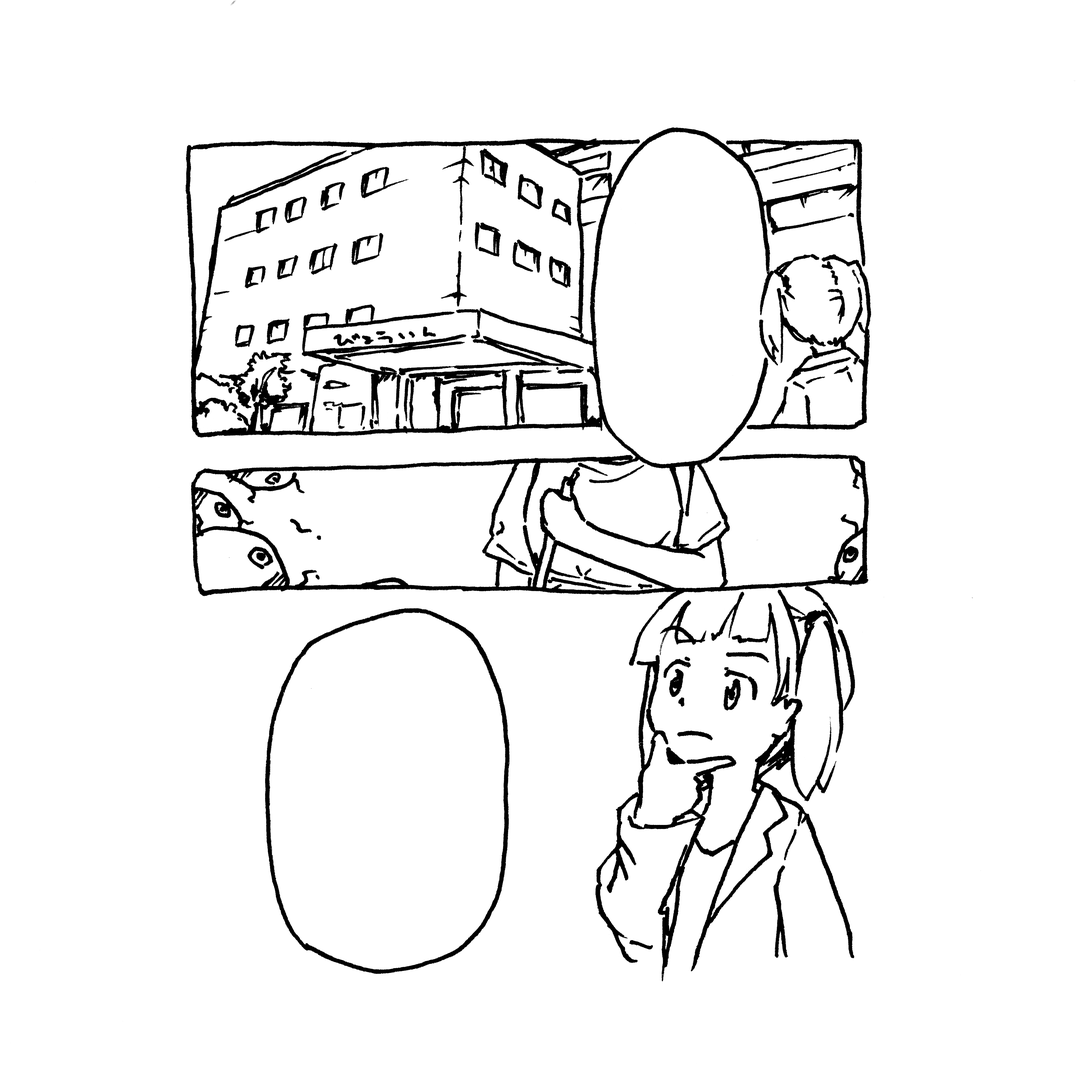
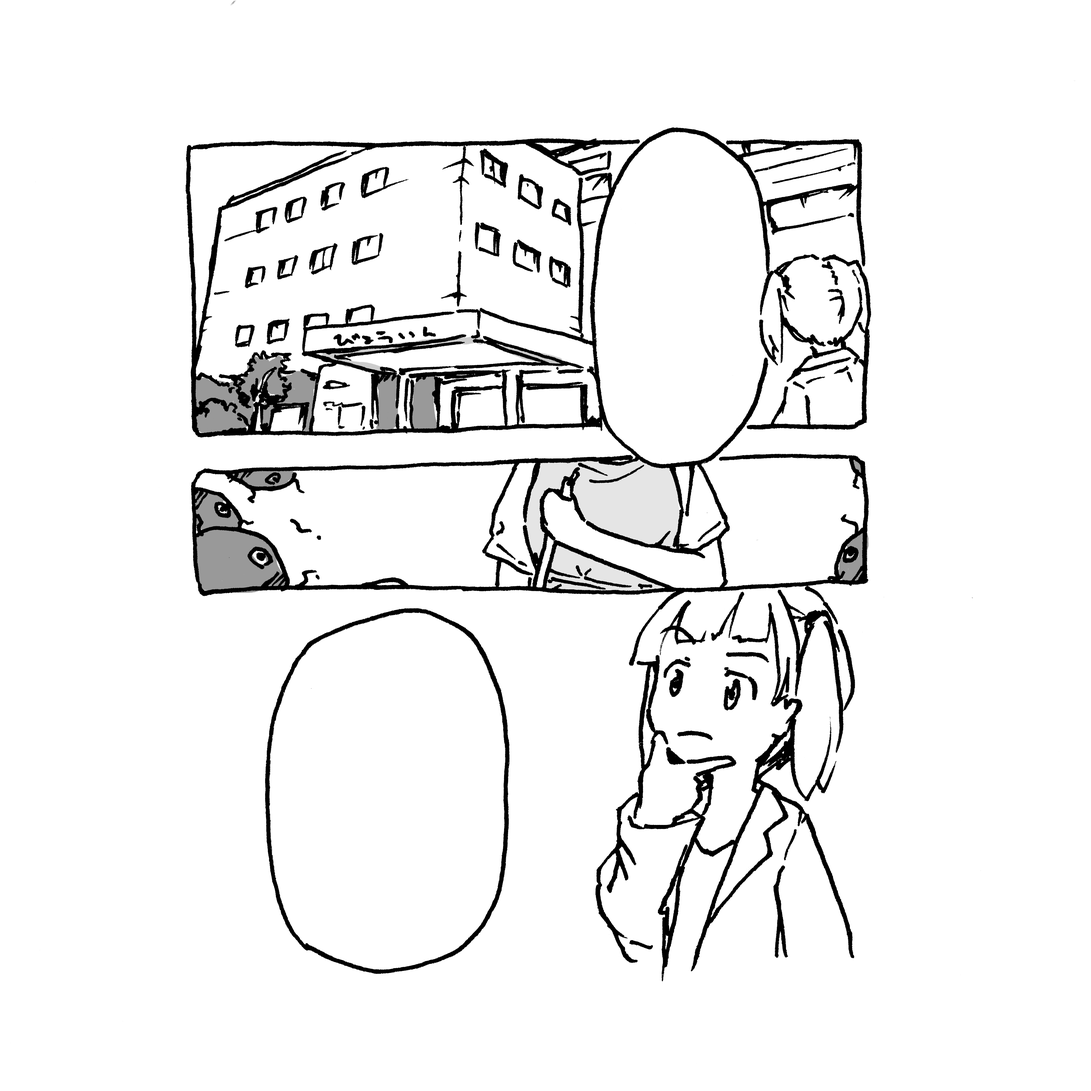
Layers edited between the first and the second w=1091, h=1091 image:
added layer "レイヤー 3" (10%) above "レイヤー 2" over [left=524, top=458, right=681, bottom=596]
added layer "レイヤー 2" (20%) above "レイヤー 1" over [left=321, top=336, right=565, bottom=376]
added layer "レイヤー 1" (40%) above "レイヤー 4" over [left=194, top=355, right=870, bottom=594]
added layer "レイヤー 4" above "背景" over [left=678, top=697, right=685, bottom=708]
added layer "背景" over [left=194, top=336, right=870, bottom=708]
